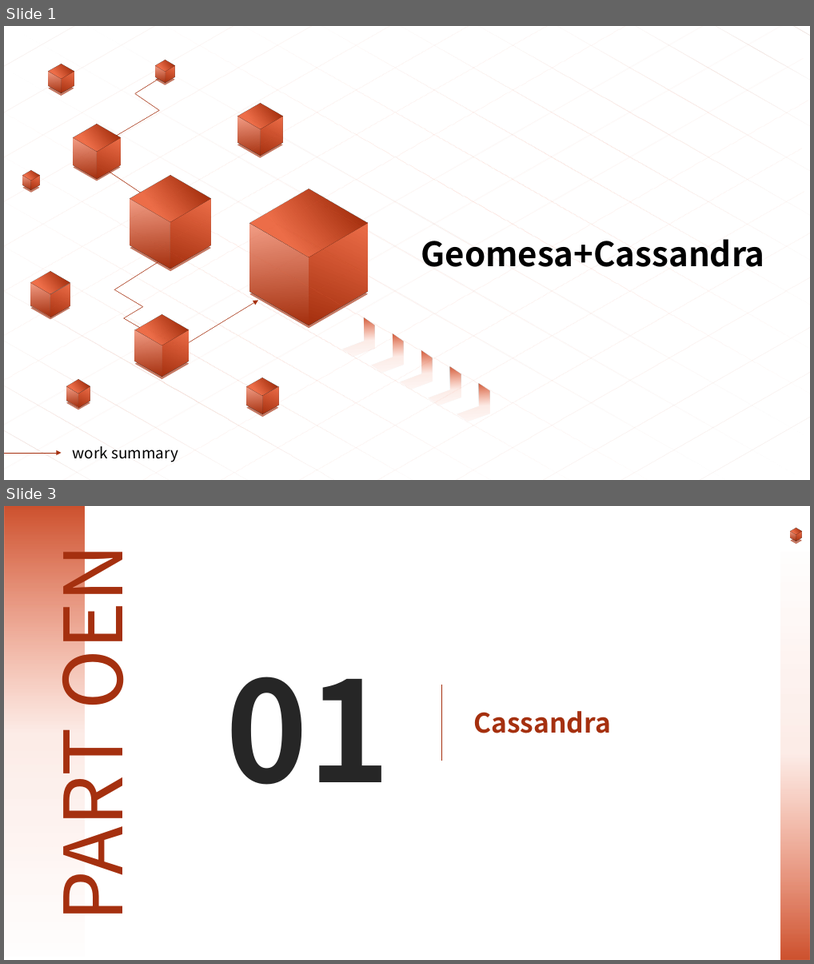
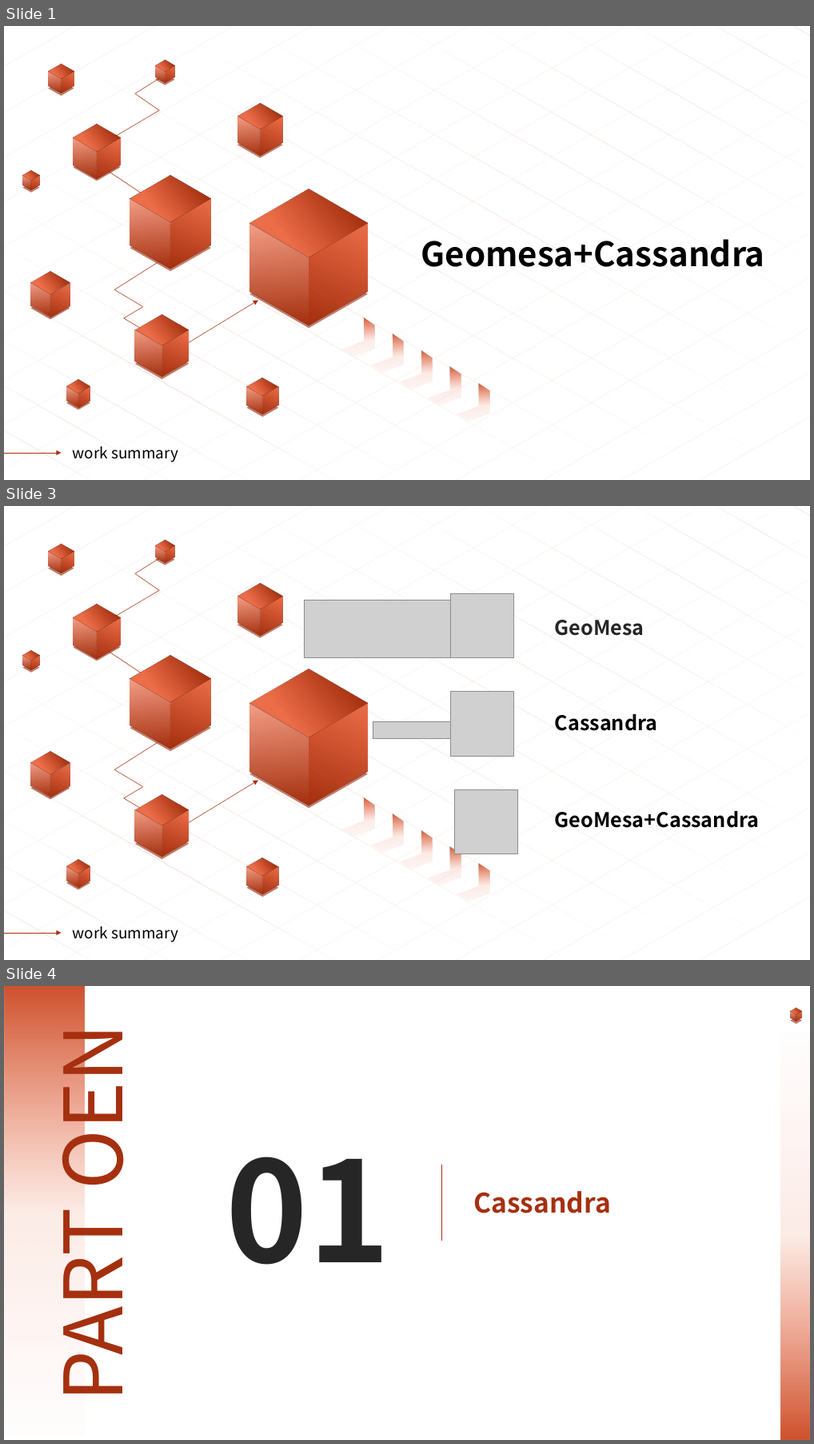
Before and after one commit to linkongluyin/linkongluyin, a slide deck: LearningPPT/GeoMesa+Cassandra.pptx. Shown one above the other, each under a label of ours: slides 1 and 3 before the commit, slides 1, 3 and 4 after it; the slides between them are not shown. The pictures are 814x964 and 814x1444 pixels, drawn with LibreOffice and Linux fonts; fonts in the diff are those of the drawing; grey boxes stand for pictures. Boxes give left, top, right and bottom in pixels: in the first picture for what was removed or moved away, otherwise in the second. Text is boxed around its words. In the diff, an @@ line names an element or a change of style, - is before the commit and + after.

```diff
--- a/LearningPPT/GeoMesa+Cassandra.pptx
+++ b/LearningPPT/GeoMesa+Cassandra.pptx
@@ slide 3 added at box(4, 506, 810, 960), background #FFFFFF; not listed: 165 template elements that a slide beside it also shows @@
@@ picture added at box(304, 600, 451, 658) @@
@@ picture added at box(451, 594, 514, 658) @@
@@ text added at box(555, 620, 645, 636), 24 pt, text #262626, bold @@
+GeoMesa
@@ picture added at box(451, 692, 514, 756) @@
@@ picture added at box(373, 721, 451, 739) @@
@@ text added at box(555, 714, 658, 731), 24 pt, text #000000, bold @@
+Cassandra
@@ picture added at box(455, 789, 518, 853) @@
@@ text added at box(555, 811, 760, 828), 24 pt, text #000000, bold @@
+GeoMesa+Cassandra
@@ what was slide 3 is now slide 4 @@
```
Also in this commit, not shown: 1 slide changed, 1 other slide added, 1 slide removed, 2 other files.
